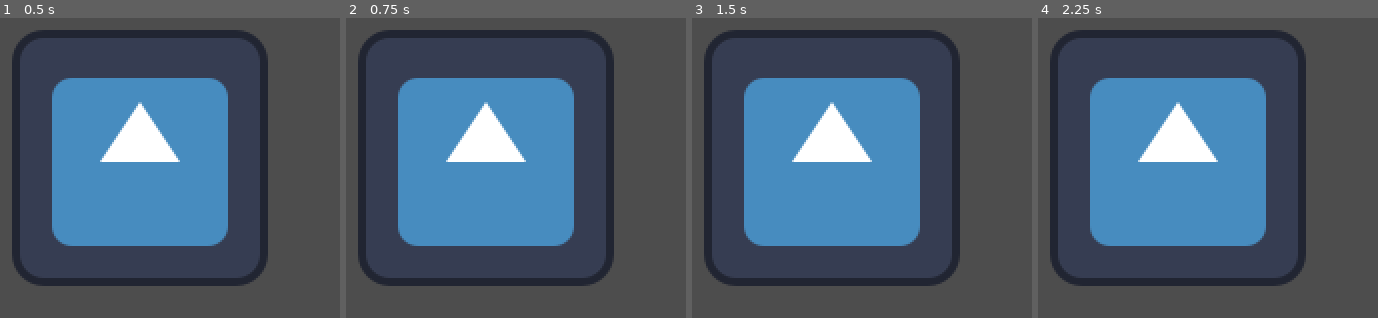
Above: before the commit, frames 1-4 (left to right).
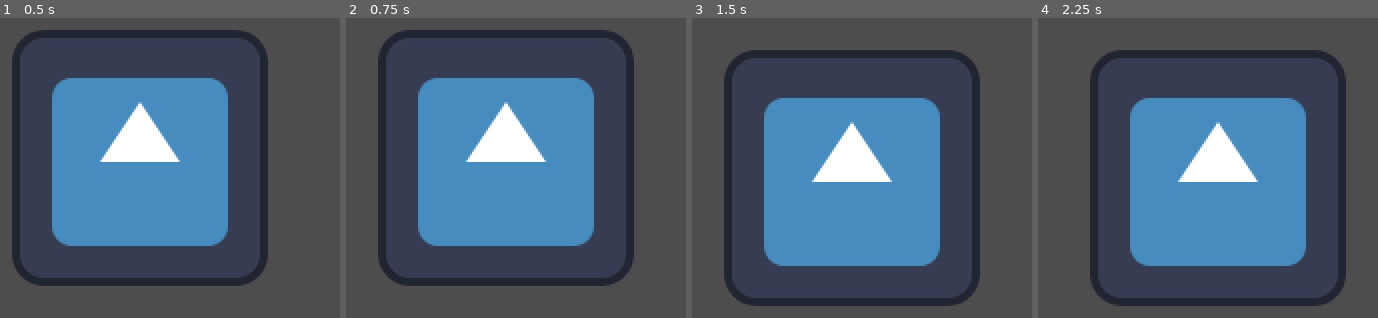
Above: after the commit, the same moments.

Repository: PhotonChaos/TemperatureBalance
Game: Godot game, scene res://main.tscn
The game is run twice, just before and just after one commit, with the same random seed, the same clock (stepped at 60 frames per second) and the same inputs. The engine's default icon, where the game draws it, is replaced by a stand-in: a white triangle on a blue panel in a dark square.
Inputs:
- Up to frame 1 (0.5 s): no input
- Up to frame 2 (0.75 s): tap Enter at 0.5 s; hold Right (move_right, bound only after the commit) from 0.53 s (still down)
- Up to frame 3 (1.5 s): tap Space at 1.25 s; release Right (move_right, bound only after the commit) at 1.28 s; hold Down (move_down, bound only after the commit) from 1.28 s (still down)
- Up to frame 4 (2.25 s): tap Enter at 2 s; release Down (move_down, bound only after the commit) at 2.03 s; hold Right (move_right, bound only after the commit) from 2.03 s (still down)

Frame 1 is identical in both runs. In frame 2, 17% of the frame differs, in the area x 3-85%, y 4-90%; in frame 3, 30%; in frame 4, 35%, in the area x 3-91%, y 4-96%.

Commit message:
Basic control script

Diff:
--- /dev/null
+++ b/icon.gd
@@ -0,0 +1,27 @@
+extends Sprite2D
+
+const MAX_COOLDOWN = 0.01
+var cooldown = 0
+
+func _process(delta: float) -> void:
+	cooldown -= delta
+
+	if cooldown < 0:
+		cooldown = 0
+
+func _input(event: InputEvent) -> void:
+	if cooldown > 0:
+		return
+
+	if event.is_action_pressed("move_up"):
+		position.y -= 10
+		cooldown += MAX_COOLDOWN
+	elif event.is_action_pressed("move_down", false):
+		position.y += 10
+		cooldown += MAX_COOLDOWN
+	elif event.is_action_pressed("move_left", false):
+		position.x -= 10
+		cooldown += MAX_COOLDOWN
+	elif event.is_action_pressed("move_right", false):
+		position.x += 10
+		cooldown += MAX_COOLDOWN
--- a/main.tscn
+++ b/main.tscn
@@ -1,9 +1,11 @@
-[gd_scene load_steps=2 format=3 uid="uid://dr8nqg74dw7ab"]
+[gd_scene load_steps=3 format=3 uid="uid://dr8nqg74dw7ab"]
 
 [ext_resource type="Texture2D" uid="uid://cd6bvqsrtx2go" path="res://icon.svg" id="1_xpwlw"]
+[ext_resource type="Script" path="res://icon.gd" id="2_bswu6"]
 
 [node name="Node2D" type="Node2D"]
 
 [node name="Icon" type="Sprite2D" parent="."]
 position = Vector2(338, 167)
 texture = ExtResource("1_xpwlw")
+script = ExtResource("2_bswu6")
--- a/project.godot
+++ b/project.godot
@@ -23,3 +23,30 @@
 window/size/resizable=false
 window/stretch/mode="viewport"
 window/stretch/scale_mode="integer"
+
+[input]
+
+move_up={
+"deadzone": 0.5,
+"events": [Object(InputEventKey,"resource_local_to_scene":false,"resource_name":"","device":0,"window_id":0,"alt_pressed":false,"shift_pressed":false,"ctrl_pressed":false,"meta_pressed":false,"pressed":false,"keycode":0,"physical_keycode":4194320,"key_label":0,"unicode":0,"location":0,"echo":false,"script":null)
+, Object(InputEventKey,"resource_local_to_scene":false,"resource_name":"","device":-1,"window_id":0,"alt_pressed":false,"shift_pressed":false,"ctrl_pressed":false,"meta_pressed":false,"pressed":false,"keycode":0,"physical_keycode":87,"key_label":0,"unicode":119,"location":0,"echo":false,"script":null)
+]
+}
+move_down={
+"deadzone": 0.5,
+"events": [Object(InputEventKey,"resource_local_to_scene":false,"resource_name":"","device":-1,"window_id":0,"alt_pressed":false,"shift_pressed":false,"ctrl_pressed":false,"meta_pressed":false,"pressed":false,"keycode":0,"physical_keycode":4194322,"key_label":0,"unicode":0,"location":0,"echo":false,"script":null)
+, Object(InputEventKey,"resource_local_to_scene":false,"resource_name":"","device":-1,"window_id":0,"alt_pressed":false,"shift_pressed":false,"ctrl_pressed":false,"meta_pressed":false,"pressed":false,"keycode":0,"physical_keycode":83,"key_label":0,"unicode":115,"location":0,"echo":false,"script":null)
+]
+}
+move_left={
+"deadzone": 0.5,
+"events": [Object(InputEventKey,"resource_local_to_scene":false,"resource_name":"","device":-1,"window_id":0,"alt_pressed":false,"shift_pressed":false,"ctrl_pressed":false,"meta_pressed":false,"pressed":false,"keycode":0,"physical_keycode":4194319,"key_label":0,"unicode":0,"location":0,"echo":false,"script":null)
+, Object(InputEventKey,"resource_local_to_scene":false,"resource_name":"","device":-1,"window_id":0,"alt_pressed":false,"shift_pressed":false,"ctrl_pressed":false,"meta_pressed":false,"pressed":false,"keycode":0,"physical_keycode":65,"key_label":0,"unicode":97,"location":0,"echo":false,"script":null)
+]
+}
+move_right={
+"deadzone": 0.5,
+"events": [Object(InputEventKey,"resource_local_to_scene":false,"resource_name":"","device":-1,"window_id":0,"alt_pressed":false,"shift_pressed":false,"ctrl_pressed":false,"meta_pressed":false,"pressed":false,"keycode":0,"physical_keycode":4194321,"key_label":0,"unicode":0,"location":0,"echo":false,"script":null)
+, Object(InputEventKey,"resource_local_to_scene":false,"resource_name":"","device":-1,"window_id":0,"alt_pressed":false,"shift_pressed":false,"ctrl_pressed":false,"meta_pressed":false,"pressed":false,"keycode":0,"physical_keycode":68,"key_label":0,"unicode":100,"location":0,"echo":false,"script":null)
+]
+}
